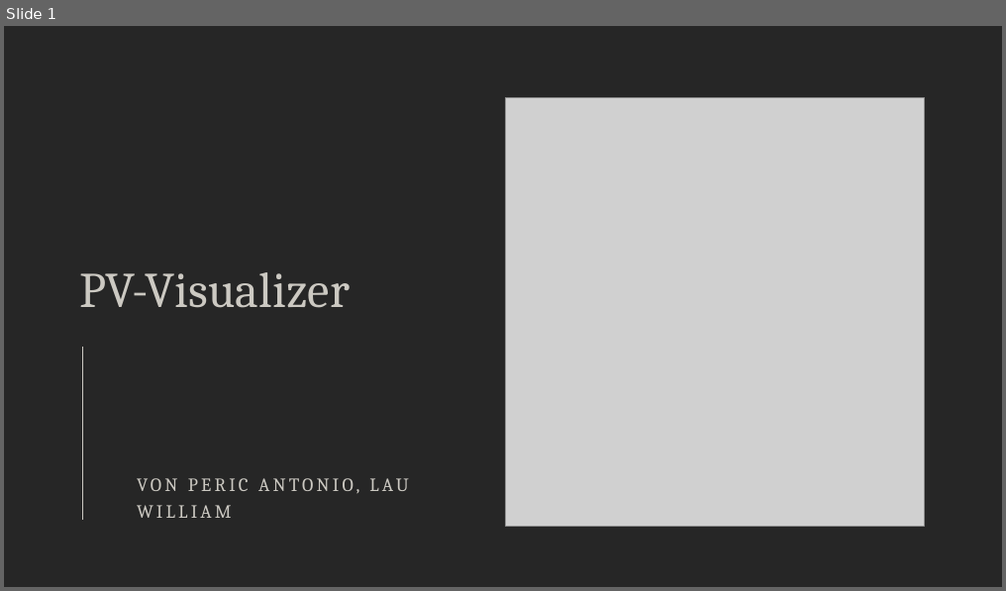
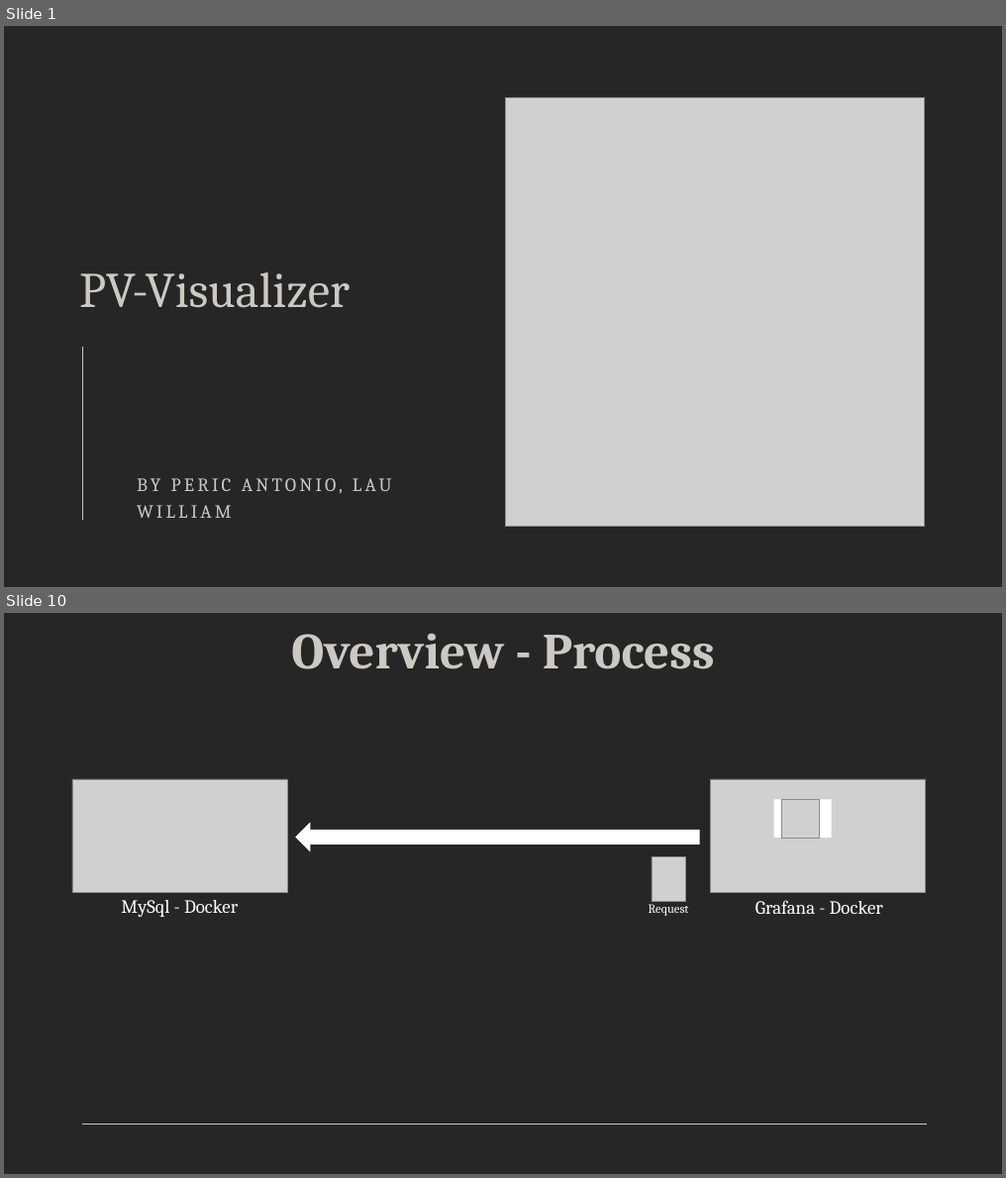
Before and after one commit to Team-Pv-Visualizer/PV-Visualizer, a slide deck: Documents/PVV-Visualizer.pptx. Shown one above the other, each under a label of ours: slide 1 before the commit, slides 1 and 10 after it; the slides between them are not shown. The pictures are 1006x591 and 1006x1178 pixels, drawn with LibreOffice and Linux fonts; fonts in the diff are those of the drawing; grey boxes stand for pictures. Boxes give left, top, right and bottom in pixels: in the first picture for what was removed or moved away, otherwise in the second. Text is boxed around its words. In the diff, an @@ line names an element or a change of style, - is before the commit and + after.

```diff
--- a/Documents/PVV-Visualizer.pptx
+++ b/Documents/PVV-Visualizer.pptx
@@ slide 10 added at (x1=4, y1=613, x2=1002, y2=1174), background #262626 @@
@@ title added at (x1=291, y1=633, x2=715, y2=669), 48.6 pt, text #CCC9C2, bold @@
+Overview - Process
@@ picture added at (x1=72, y1=779, x2=287, y2=892) @@
@@ picture added at (x1=711, y1=779, x2=926, y2=892) @@
@@ rectangle added at (x1=774, y1=799, x2=832, y2=838), fill #FFFFFF @@
@@ picture added at (x1=781, y1=799, x2=819, y2=838) @@
@@ left arrow added at (x1=295, y1=822, x2=699, y2=852), fill #FFFFFF @@
@@ picture added at (x1=651, y1=858, x2=686, y2=902) @@
@@ text added at (x1=121, y1=900, x2=238, y2=917), 18 pt, text #FFFFFF @@
+MySql - Docker
@@ text added at (x1=648, y1=901, x2=689, y2=916), 12 pt, text #FFFFFF @@
+Request
@@ text added at (x1=755, y1=900, x2=883, y2=914), 18 pt, text #FFFFFF @@
+Grafana - Docker
@@ line added from (82, 1125) to (927, 1125), #CCC9C2 0.85 pt @@
@@ slide 1 changed as well @@
@@ subtitle at (x1=137, y1=478, x2=392, y2=518): text changed @@
-VON PERIC ANTONIO, LAU WILLIAM
+BY PERIC ANTONIO, LAU WILLIAM
```
Also in this commit, not shown: 2 other slides changed, 14 other slides added, 20 slides removed, 1 other file.
